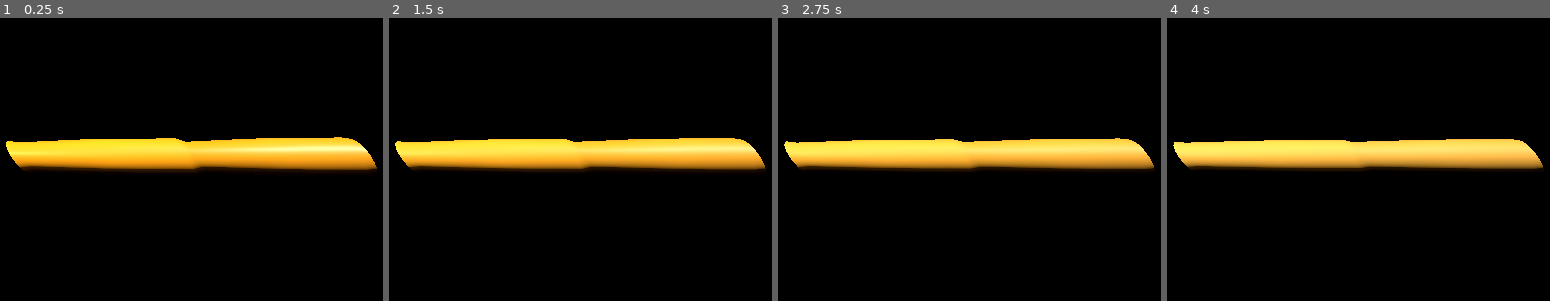
Above: before the commit, frames 1-4 (left to right).
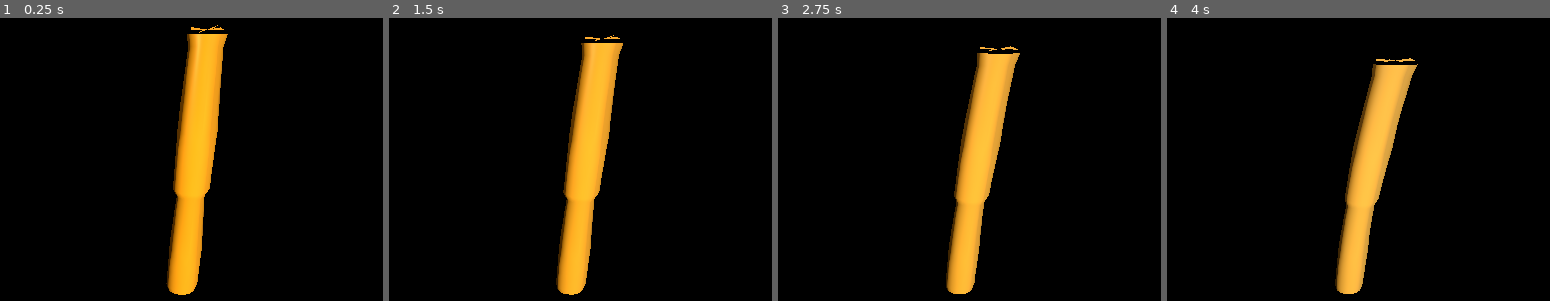
Above: after the commit, the same moments.

Repository: arnavaggarwal-dev/frylock
Game: Godot game, scene res://main.tscn
Same seed, same stepped clock (60 frames per second), same inputs: the game is played once before the commit and once after it.
Inputs (mouse positions are in pixels of both pictures, inside the frame that each line leads up to):
- Up to frame 1 (0.25 s): no input
- Up to frame 2 (1.5 s): tap Enter at 0.5 s; move the mouse to (668, 128) at 0.52 s; hold Right 0.53-1.25 s; tap Alt at 0.6 s; click (668, 128) at 0.67 s; drag from (500, 187) to (561, 278) at 1.27 s
- Up to frame 3 (2.75 s): move the mouse to (1007, 23) at 2.02 s; hold Right from 2.03 s (still down); tap Alt at 2.1 s
- Up to frame 4 (4 s): release Right at 2.75 s; drag from (1339, 278) to (1239, 66) at 2.77 s; move the mouse to (1477, 247) at 3.52 s; hold Left from 3.53 s (still down); tap Alt at 3.6 s

The runs differ from the first frame. In frame 1, 18% of the frame differs, in the area x 1-99%, y 2-98%; in frame 2, 17%; in frame 3, 16%; in frame 4, 16%.

Commit message:
sogginess engine, weather API, fry droop shader

Diff:
--- a/main.gdshader
+++ b/main.gdshader
@@ -4,15 +4,23 @@
 uniform sampler2D noise_tex : hint_default_white;
 
 void vertex() {
-    // Curve the fry along its length
-    float t = VERTEX.x; // -1 to 1 along the fry length
-    VERTEX.y += sin(t * 3.14159) * 0.18; // gentle arc upward in middle
-    VERTEX.y += sin(t * 6.0) * 0.03;     // slight wiggle
+	// t goes from 0.0 (bottom) to 1.0 (top)
+	float t = (VERTEX.y + 1.0) / 2.0;
 
-    // Surface bumpiness from noise
-    vec2 uv = UV * 4.0;
-    float noise = texture(noise_tex, uv).r;
-    VERTEX += NORMAL * noise * 0.03 * (1.0 - soggy_factor);
+	// 7 degree tilt toward user (along Z axis)
+	float tilt_rad = 0.349066; // 7 degrees in radians
+	VERTEX.z += VERTEX.y * sin(tilt_rad);
+	VERTEX.y *= cos(tilt_rad);
+
+	// Sogginess droop — sags toward user (Z forward) as it gets soggy
+	float droop_strength = t * t * soggy_factor;
+	VERTEX.z += droop_strength * 0.9;
+	VERTEX.y -= droop_strength * 0.3;
+
+	// Surface bumpiness — flattens as soggy
+	vec2 uv = UV * 4.0;
+	float noise = texture(noise_tex, uv).r;
+	VERTEX += NORMAL * noise * 0.04 * (1.0 - soggy_factor);
 }
 
 void fragment() {
--- a/main.tscn
+++ b/main.tscn
@@ -32,7 +32,7 @@
 script = ExtResource("2_1bvp3")
 
 [node name="Camera3D" type="Camera3D" parent="World" unique_id=1787329774]
-transform = Transform3D(1, 0, 0, 0, 1, 0, 0, 0, 1, 0, 0, 2.2690659)
+transform = Transform3D(1, 0, 0, 0, 0.9540993, 0.29949042, 0, -0.29949042, 0.9540993, 0, 0.931653, 2.2690659)
 
 [node name="DirectionalLight3D" type="DirectionalLight3D" parent="World" unique_id=146749196]
 transform = Transform3D(0.8660254, -0.35355338, 0.35355338, 0, 0.70710677, 0.70710677, -0.5, -0.6123724, 0.6123724, 2, 4, 3)
@@ -40,7 +40,7 @@
 shadow_enabled = true
 
 [node name="Fry" type="MeshInstance3D" parent="World" unique_id=2071623522]
-transform = Transform3D(-4.371139e-08, -1, 0, 1, -4.371139e-08, 0, 0, 0, 1, 0, 0, 0)
+transform = Transform3D(0.97741956, 0, 0.21130775, 0, 1, 0, -0.21130775, 0, 0.97741956, 0, 0, 0)
 material_override = SubResource("ShaderMaterial_h2yge")
 mesh = SubResource("CylinderMesh_1bvp3")
 
